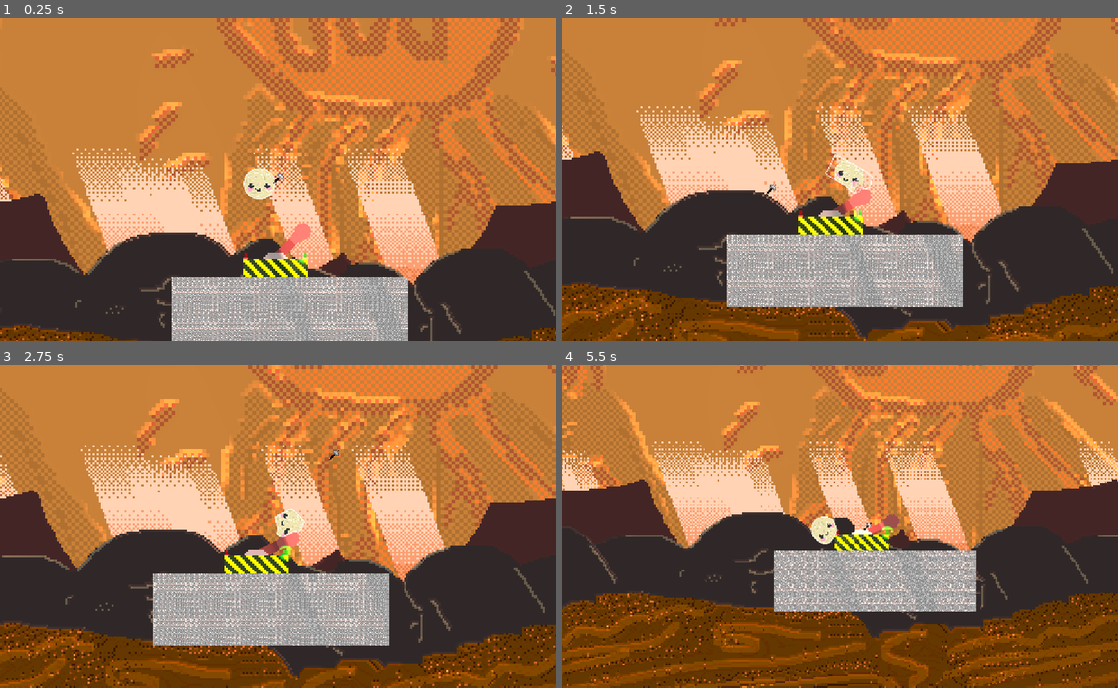
Above: before the commit, frames 1-4 (two rows, left to right).
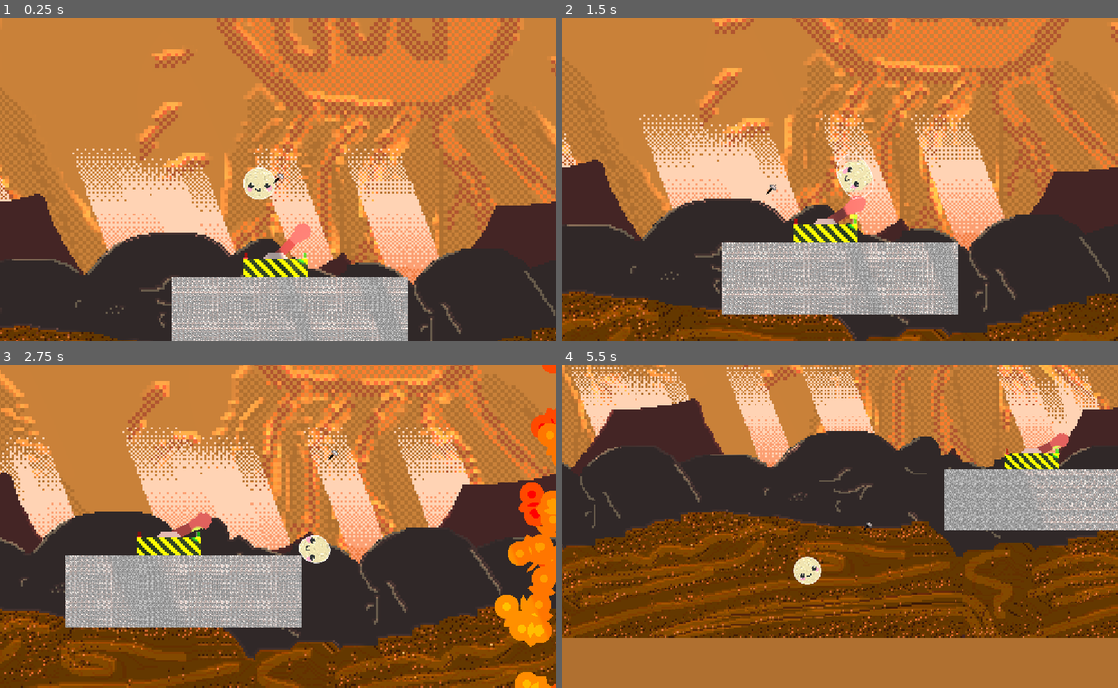
Above: after the commit, the same moments.

Repository: Yaheeha-Baheeha/rock-hard
Game: Godot game, scene res://test_level.tscn
Two runs of this game, one before a commit and one after it. Both use one fixed random seed, a clock stepped at 60 frames per second and the inputs below. This scene is started directly instead of the project's main scene.
Inputs (mouse positions are in pixels of both pictures, inside the frame that each line leads up to):
- Up to frame 1 (0.25 s): no input
- Up to frame 2 (1.5 s): tap Enter (ui_accept) at 0.5 s; move the mouse to (962, 163) at 0.52 s; hold D (right) 0.53-1.25 s; tap T (test) at 0.6 s; click (962, 163) at 0.67 s; tap Space (jump) at 0.77 s; drag from (728, 195) to (851, 176) at 1.27 s
- Up to frame 3 (2.75 s): move the mouse to (333, 455) at 2.02 s; hold D (right) from 2.03 s (still down); tap T (test) at 2.1 s
- Up to frame 4 (5.5 s): release D (right) at 2.75 s; drag from (812, 591) to (673, 478) at 2.77 s; move the mouse to (1006, 574) at 3.52 s; hold A (left) 3.53-4.25 s; hold Mouse wheel down (zoom out) 3.53-4.25 s; tap Space (jump) at 3.77 s; tap T (test) at 3.8, 5.1 s; drag from (673, 478) to (1112, 675) at 4.27 s; move the mouse to (867, 526) at 5.02 s; hold A (left) from 5.03 s (still down); click (867, 526) at 5.17 s

The runs differ from the first frame. In frame 1, 0.1% of the frame differs, in the area x 43-50%, y 46-57%; in frame 2, 33%; in frame 3, 62%; in frame 4, 84%, in the area x 0-100%, y 0-100%.

Commit message:
Corpse and yeast and whatever

Diff:
--- a/Player.tscn
+++ b/Player.tscn
@@ -6,6 +6,7 @@
 [ext_resource type="Texture2D" uid="uid://ddd4cmyu4jc4l" path="res://Textures/ClayBallmini_normal.png" id="3_5imbr"]
 [ext_resource type="Texture2D" uid="uid://bqtj82x21yemp" path="res://Textures/ClayBallmini_specular.png" id="4_8j43t"]
 [ext_resource type="Script" uid="uid://bwshlci7b4bor" path="res://camera_2d.gd" id="5_cxr5p"]
+[ext_resource type="PackedScene" uid="uid://6evhe83ut2x" path="res://corpse.tscn" id="5_dtqjt"]
 
 [sub_resource type="CanvasTexture" id="CanvasTexture_8v41o"]
 diffuse_texture = ExtResource("2_mgb7i")
@@ -22,6 +23,7 @@
 texture = SubResource("CanvasTexture_8v41o")
 max_speed = 1800.0
 jump_strength = 420.0
+corpse_scene = ExtResource("5_dtqjt")
 
 [node name="SoftBodySphere" type="Node2D" parent="." unique_id=1601510437]
 script = ExtResource("1_3xkec")
--- /dev/null
+++ b/corpse.gd
@@ -0,0 +1,47 @@
+extends RigidBody2D
+
+@export_category("Corpse Settings")
+@export var is_static: bool = false
+@export var max_durability: float = 100.0
+
+var current_durability: float
+var base_color: Color
+
+# Data stored from setup_corpse to be applied once nodes are ready
+var _spawn_poly: PackedVector2Array
+var _spawn_color: Color
+
+func _ready() -> void:
+	current_durability = max_durability
+	add_to_group("corpse")
+
+	if is_static:
+		freeze_mode = RigidBody2D.FREEZE_MODE_STATIC
+		freeze = true
+	else:
+		freeze = false
+
+	# Apply the shapes NOW that the child nodes are actually ready
+	if has_node("CollisionPolygon2D"):
+		$CollisionPolygon2D.polygon = _spawn_poly
+	if has_node("Polygon2D"):
+		$Polygon2D.polygon = _spawn_poly
+		$Polygon2D.color = _spawn_color
+
+func setup_corpse(poly: PackedVector2Array, color: Color, spawn_global_pos: Vector2) -> void:
+	global_position = spawn_global_pos
+	base_color = color
+
+	# Store these for _ready() to use
+	_spawn_poly = poly
+	_spawn_color = color
+
+func take_lava_damage(amount: float, delta: float) -> void:
+	current_durability -= amount * delta
+
+	var burn_percent = 1.0 - (current_durability / max_durability)
+	if has_node("Polygon2D"):
+		$Polygon2D.color = base_color.lerp(Color(0.1, 0.1, 0.1, 1.0), burn_percent)
+
+	if current_durability <= 0.0:
+		queue_free()
--- /dev/null
+++ b/corpse.tscn
@@ -0,0 +1,11 @@
+[gd_scene format=3 uid="uid://6evhe83ut2x"]
+
+[ext_resource type="Script" uid="uid://7r1qw28nkwvy" path="res://corpse.gd" id="1_rst2x"]
+
+[node name="Corpse" type="RigidBody2D" unique_id=1220033999 groups=["corpse"]]
+script = ExtResource("1_rst2x")
+
+[node name="Polygon2D" type="Polygon2D" parent="." unique_id=1405695577]
+z_index = 5
+
+[node name="CollisionPolygon2D" type="CollisionPolygon2D" parent="." unique_id=179202264]
--- a/player.gd
+++ b/player.gd
@@ -32,6 +32,7 @@
 @export var obstacle_markers: Array[Node2D]
 
 @export_category("Damage System")
+@export var corpse_scene: PackedScene ## Drag Corpse.tscn here in the Inspector
 @export var max_health: float = 100.0
 @export var lava_damage_rate: float = 40.0
 @export var cooling_rate: float = 20.0
@@ -151,6 +152,10 @@
 	if not soft_body or soft_body.points.size() < 3:
 		return
 
+	if not corpse_scene:
+		push_error("Corpse Scene is not assigned in the Player Inspector!")
+		return
+
 	var raw_global_poly = soft_body.get_current_polygon_global()
 	var global_poly = _smooth_polygon(raw_global_poly, 2)
 
@@ -163,22 +168,9 @@
 	for pt in global_poly:
 		local_poly.append(pt - centroid)
 
-	var corpse = RigidBody2D.new()
-	corpse.add_to_group("corpse")
-	corpse.top_level = true
-	corpse.global_position = centroid
-	corpse.mass = 5.0
-
-	var coll_shape = CollisionPolygon2D.new()
-	coll_shape.polygon = local_poly
-	corpse.add_child(coll_shape)
-
-	var visual = Polygon2D.new()
-	visual.polygon = local_poly
-	visual.color = damage_color
-	corpse.add_child(visual)
-
-	get_tree().current_scene.call_deferred("add_child", corpse)
+	var corpse_instance = corpse_scene.instantiate()
+	corpse_instance.setup_corpse(local_poly, damage_color, centroid)
+	get_tree().current_scene.call_deferred("add_child", corpse_instance)
 
 func respawn(target_position: Vector2) -> void:
 	global_position = target_position
--- a/project.godot
+++ b/project.godot
@@ -33,6 +33,7 @@
 
 can_interact_with_static_water=""
 ground=""
+corpse=""
 
 [input]
 
--- a/test_level.tscn
+++ b/test_level.tscn
@@ -248,8 +248,7 @@
 
 [node name="Player" parent="." unique_id=438420809 instance=ExtResource("5_gbhdq")]
 position = Vector2(-782, -315)
-enable_pressure_system = false
-shape_match_stiffness = 1000.0
+shape_match_stiffness = 500.0
 sub_steps = 32
 
 [node name="Spawner" type="Area2D" parent="." unique_id=595634446 node_paths=PackedStringArray("target_lever")]
@@ -298,7 +297,6 @@
 spawn_mode = 1
 target_lever = NodePath("../Lever")
 is_active = true
-fluid_type = 1
 despawn_rule = 3
 spawn_rate = 0.0
 spawn_angle = 180.0
--- /dev/null
+++ b/yeast.tscn
@@ -0,0 +1,14 @@
+[gd_scene format=3 uid="uid://d3f8w2f3f4joc"]
+
+[ext_resource type="Texture2D" uid="uid://xpn7dp4wmrn3" path="res://Textures/yeast.png" id="1_4td2i"]
+
+[node name="Yeast" type="Sprite2D" unique_id=492623225]
+scale = Vector2(6.75, 6.75)
+texture = ExtResource("1_4td2i")
+
+[node name="RigidBody2D" type="RigidBody2D" parent="." unique_id=981920329]
+
+[node name="CollisionPolygon2D" type="CollisionPolygon2D" parent="RigidBody2D" unique_id=1896775159]
+polygon = PackedVector2Array(6.0740743, -10.962963, 6.0740743, -5.037037, 6.962963, -5.037037, 8, -2.962963, 8.148149, 6.962963, 6.0740743, 10.074074, -5.037037, 10.074074, -6.962963, 6.962963, -6.962963, -3.2592592, -6.0740743, -5.037037, -5.037037, -5.037037, -5.037037, -10.962963)
+
+[node name="AnimationPlayer" type="AnimationPlayer" parent="." unique_id=422848993]
Binary file added: Textures/yeast.png
Not shown, added: Textures/yeast.png.import
Not shown, added: corpse.gd.uid
